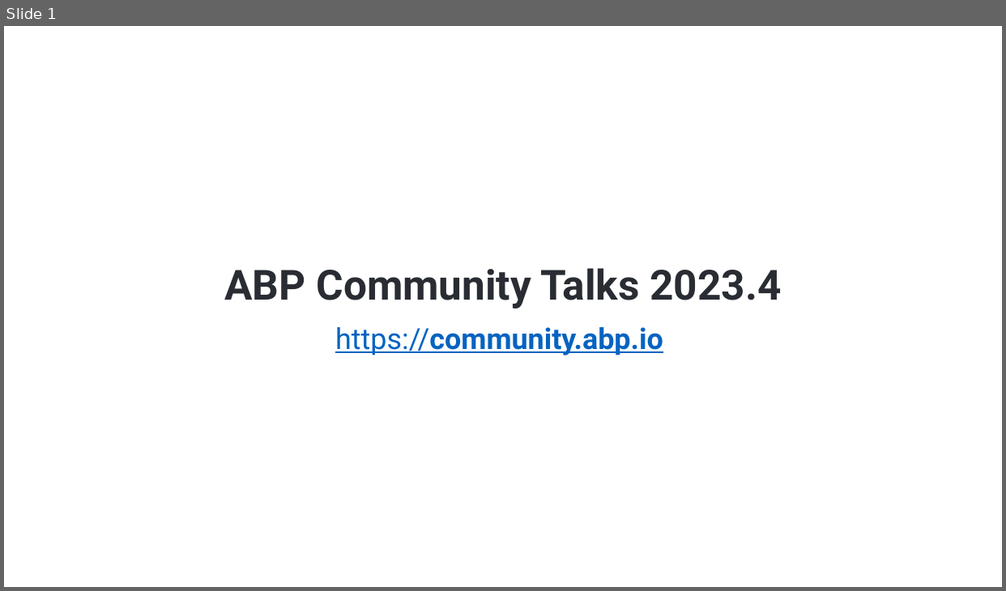
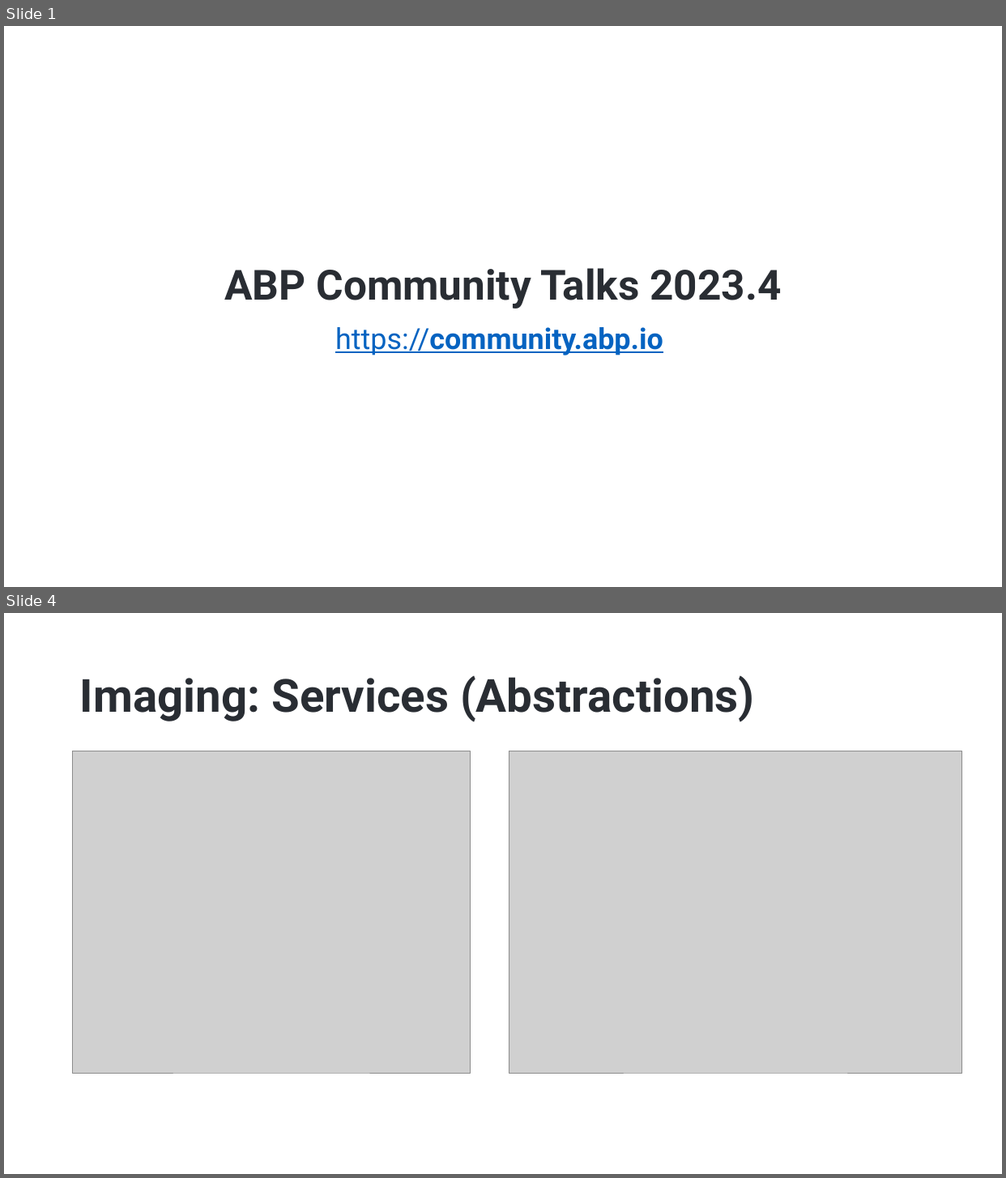
Before and after one commit to hikalkan/presentations, a slide deck: 2023-05-30 ABP Community Talks 2023.4/ABP Comm Talks 2023.4.pptx. Shown one above the other, each under a label of ours: slide 1 before the commit, slides 1 and 4 after it; the slides between them are not shown. The pictures are 1006x591 and 1006x1178 pixels, drawn with LibreOffice and Linux fonts; fonts in the diff are those of the drawing; grey boxes stand for pictures; background and template pictures are left out. Boxes give left, top, right and bottom in pixels: in the first picture for what was removed or moved away, otherwise in the second. Text is boxed around its words. In the diff, an @@ line names an element or a change of style, - is before the commit and + after.

```diff
--- a/2023-05-30 ABP Community Talks 2023.4/ABP Comm Talks 2023.4.pptx
+++ b/2023-05-30 ABP Community Talks 2023.4/ABP Comm Talks 2023.4.pptx
@@ slide 4 added at [4, 613, 1002, 1174], background picture (left out) @@
@@ title added at [80, 675, 755, 722], 44 pt, text #292D33, bold @@
+Imaging: Services (Abstractions)
@@ picture added at [73, 752, 471, 1073] @@
@@ picture added at [509, 752, 962, 1073] @@
```
Also in this commit, not shown: 1 slide changed, 12 other slides added, 7 slides removed.
